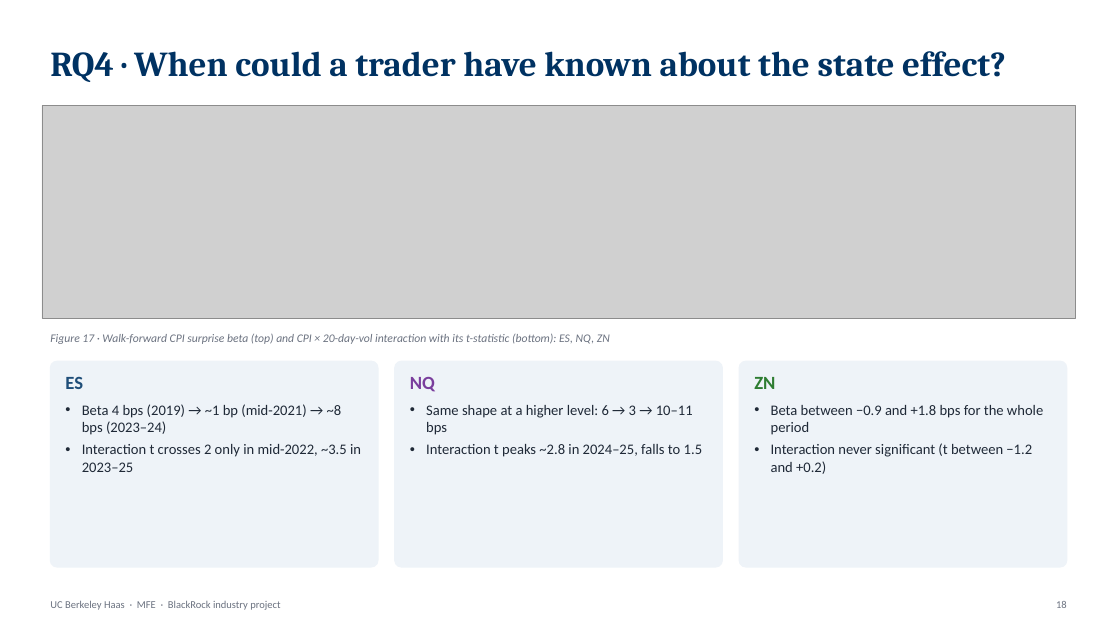
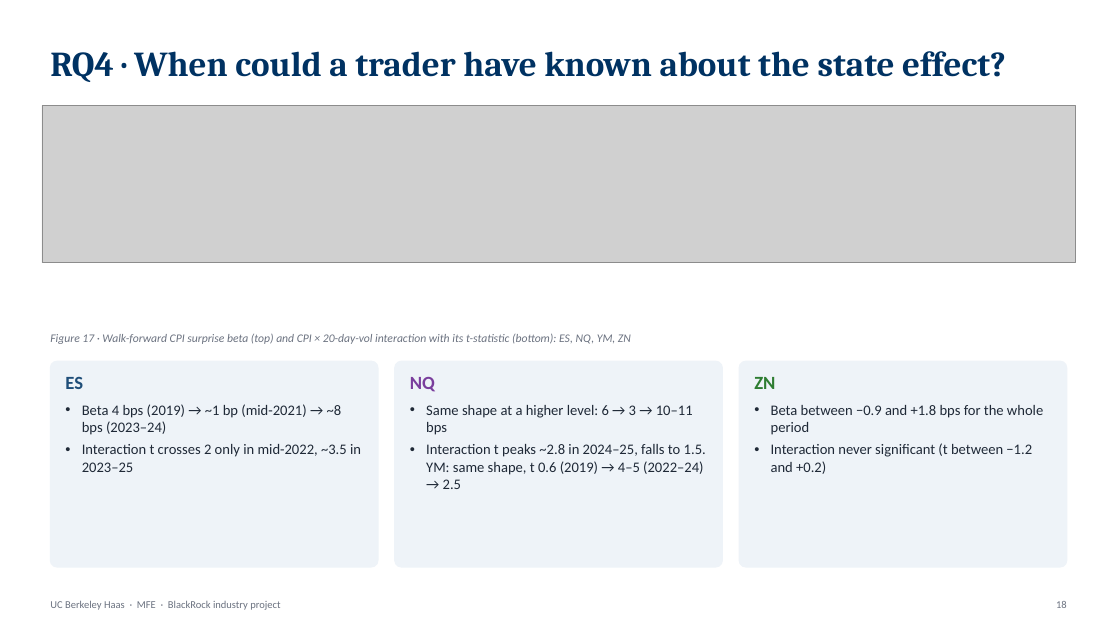
Before and after one commit to rezazamani2329/BlackRock-Project-State-Dependent-Intraday-Response-of-S-P-500-Futures-to-Macroeconomic-Surprises, a slide deck: slide 18 of Reza_BlackRock_presentation.pptx. Drawn at 1120x630 pixels with LibreOffice and Linux fonts; fonts in the diff are those of the drawing; grey boxes stand for pictures. Boxes give left, top, right and bottom in pixels: in the first picture for what was removed or moved away, otherwise in the second. Text is boxed around its words. In the diff, an @@ line names an element or a change of style, - is before the commit and + after.

```diff
--- a/Reza_BlackRock_presentation.pptx
+++ b/Reza_BlackRock_presentation.pptx
@@ picture: place and size @@
-picture at [42,106,1075,318]
+picture at [42,106,1075,263]
@@ text at [50,334,631,344]: text changed @@
-Figure 17 · Walk-forward CPI surprise beta (top) and CPI × 20-day-vol interaction with its t-statistic (bottom): ES, NQ, ZN
+Figure 17 · Walk-forward CPI surprise beta (top) and CPI × 20-day-vol interaction with its t-statistic (bottom): ES, NQ, YM, ZN
@@ text at [426,444,706,489]: text changed @@
-• Interaction t peaks ~2.8 in 2024–25, falls to 1.5
+• Interaction t peaks ~2.8 in 2024–25, falls to 1.5. YM: same shape, t 0.6 (2019) → 4–5 (2022–24) → 2.5
```
Also in this commit, not shown: 31 other slides changed, 4 other files.
